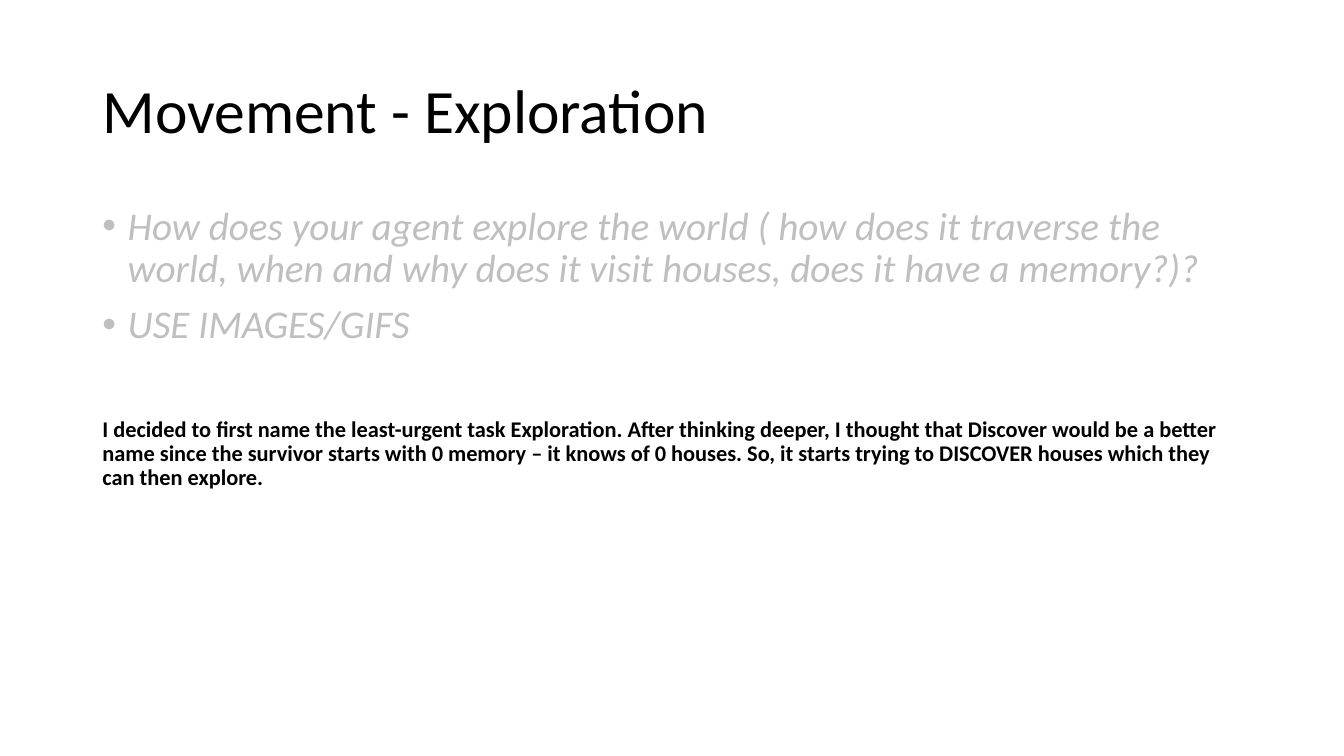
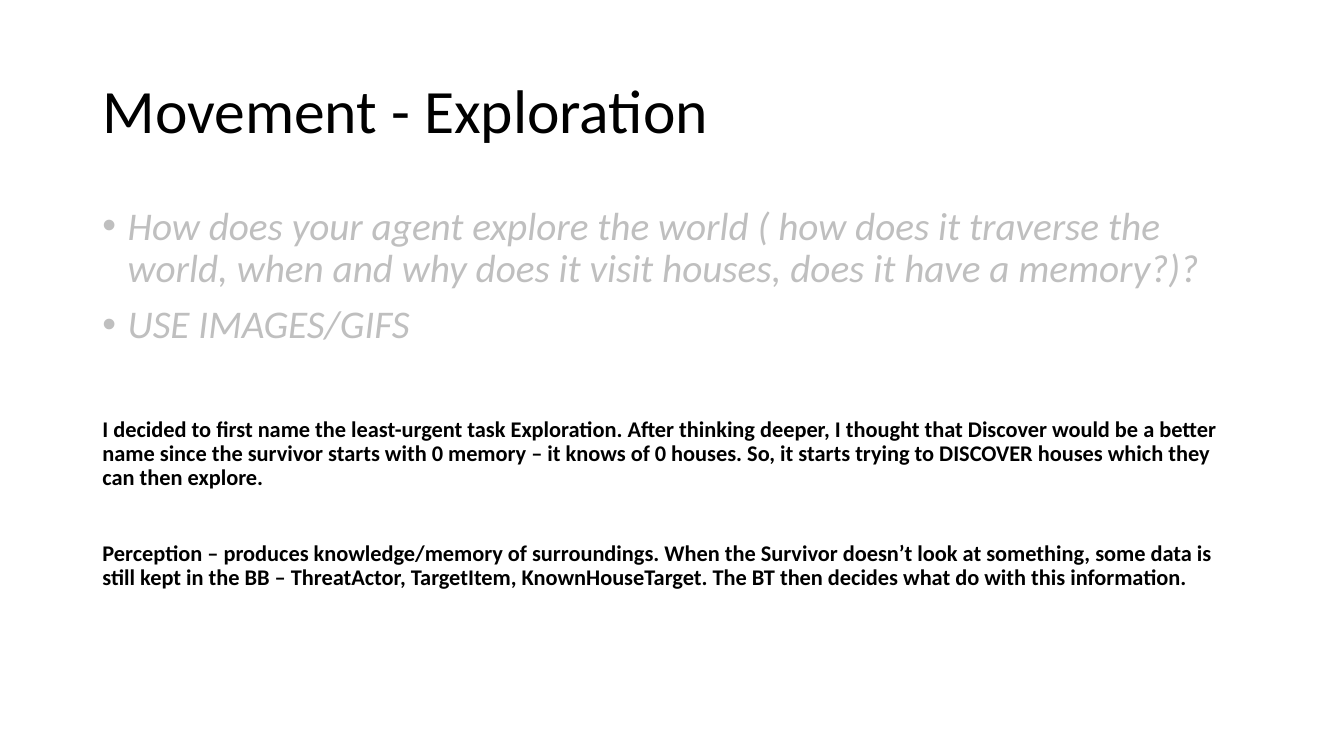
Before and after one commit to DAE-GD-2025-2026/gameai-zombie-DanielAdam13, a slide deck: slide 6 of GPP_ZombieAI_AdamovDaniel_2DAE10.pptx. Drawn at 1344x756 pixels with LibreOffice and Linux fonts; fonts in the diff are those of the drawing. Boxes give left, top, right and bottom in pixels: in the first picture for what was removed or moved away, otherwise in the second. Text is boxed around its words. In the diff, an @@ line names an element or a change of style, - is before the commit and + after.

Commit message:
Perception of Zombie, Item, House
Started implementation of the "memorization" of already seen actors or actors that have damages the survivor.
The OnPerceptionUpdated method checks the AISense type and calls HandleDamage or HandleSight depending on which type it is.
-------------------------------------
Created 3 structs with the base being PerceptedActor and the other being specific for an Item and House. These structs hold the memorizeable information for each type.
-------------------------------------
Handle Sight checks if the current actor is already in one of the TArrays for Zombies, Items or Houses and updates the visible, location and time flags as well as add it to the specific TArray is it is not in it YET.

```diff
--- a/GPP_ZombieAI_AdamovDaniel_2DAE10.pptx
+++ b/GPP_ZombieAI_AdamovDaniel_2DAE10.pptx
@@ text at <box>102,545,1211,589</box>: paragraph added @@
+Perception – produces knowledge/memory of surroundings. When the Survivor doesn’t look at something, some data is still kept in the BB – ThreatActor, TargetItem, KnownHouseTarget. The BT then decides what do with this information.
```
Also in this commit, not shown: 3 other files.
